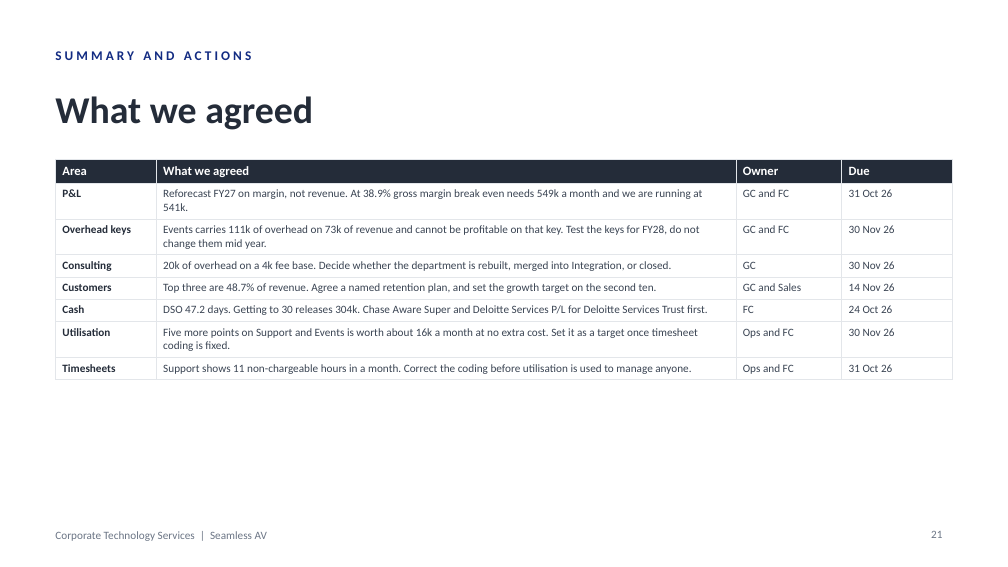
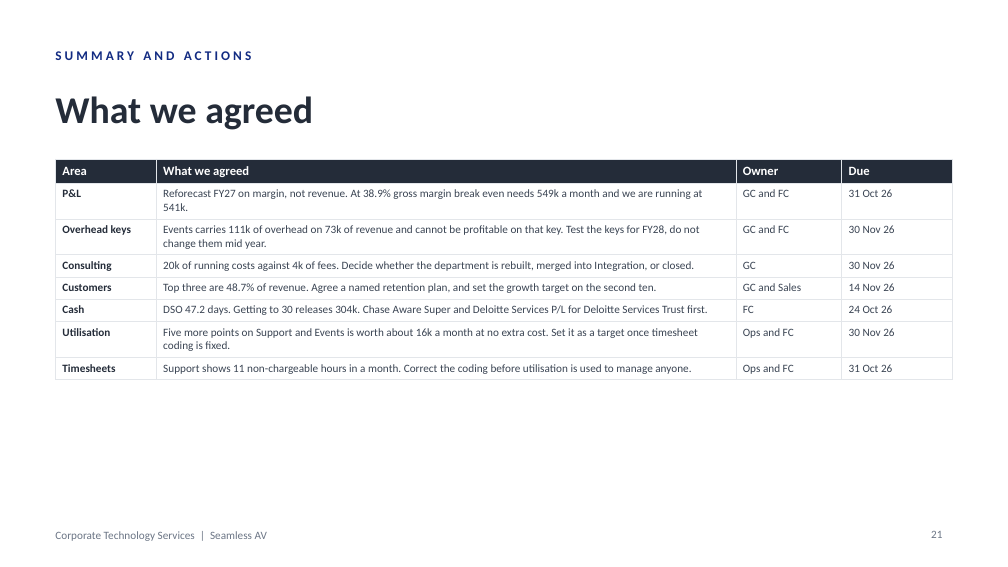
Before and after one commit to WesleyNelson-O33/Claude, a slide deck: slide 21 of deck/CTS Monthly Business Review - September 2026.pptx. Drawn at 1008x567 pixels with LibreOffice and Linux fonts; fonts in the diff are those of the drawing. Boxes give left, top, right and bottom in pixels: in the first picture for what was removed or moved away, otherwise in the second. Text is boxed around its words. In the diff, an @@ line names an element or a change of style, - is before the commit and + after.

```diff
--- a/deck/CTS Monthly Business Review - September 2026.pptx
+++ b/deck/CTS Monthly Business Review - September 2026.pptx
@@ table at (x1=55, y1=159, x2=953, y2=378) @@
-row 4, column 2: 20k of overhead on a 4k fee base. Decide whether the department is rebuilt, merged into Integration, or closed.
+row 4, column 2: 20k of running costs against 4k of fees. Decide whether the department is rebuilt, merged into Integration, or closed.
```
Also in this commit, not shown: 8 other slides changed, 2 other files.
